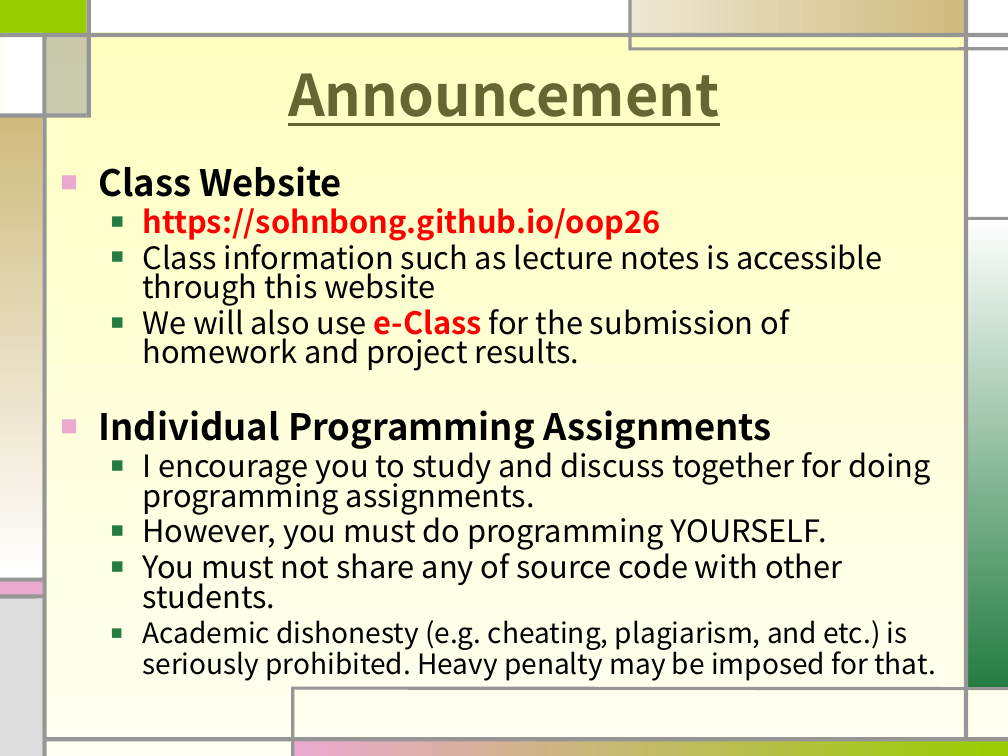
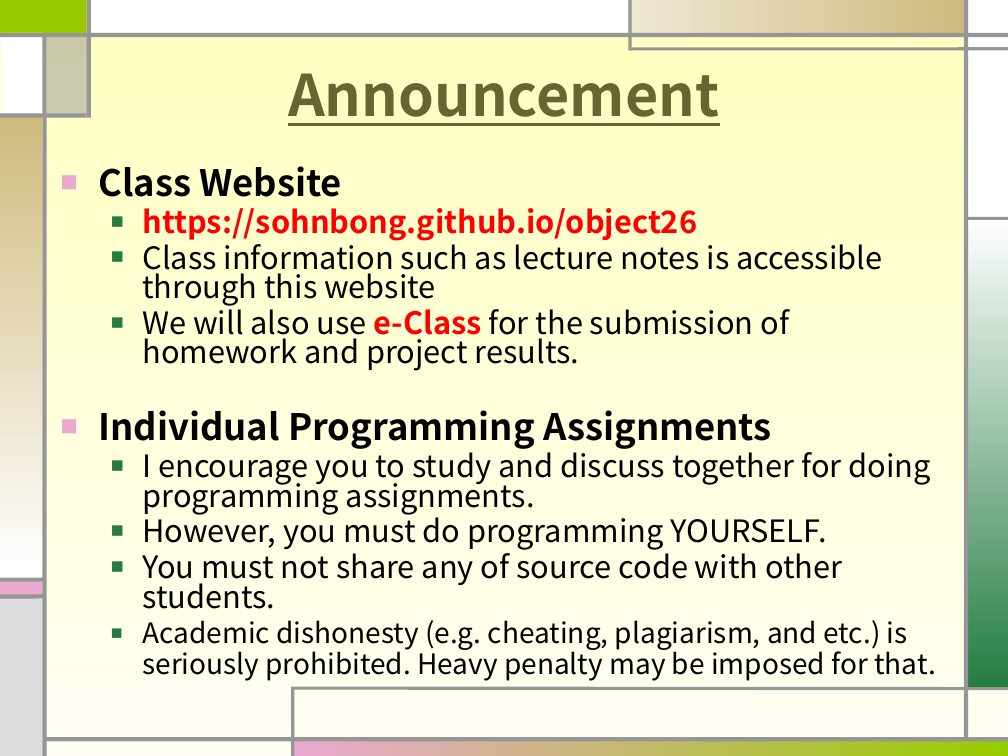
Before and after one commit to sohnbong/object26, a slide deck: slide 7 of OOP01.pptx. Drawn at 1008x756 pixels with LibreOffice and Linux fonts; fonts in the diff are those of the drawing. Boxes give left, top, right and bottom in pixels: in the first picture for what was removed or moved away, otherwise in the second. Text is boxed around its words. In the diff, an @@ line names an element or a change of style, - is before the commit and + after.

```diff
--- a/OOP01.pptx
+++ b/OOP01.pptx
@@ text at (142, 208, 697, 241): text changed @@
-  ■ https://sohnbong.github.io/oop26
+  ■ https://sohnbong.github.io/object26
```
Also in this commit, not shown: 1 other slide changed.
